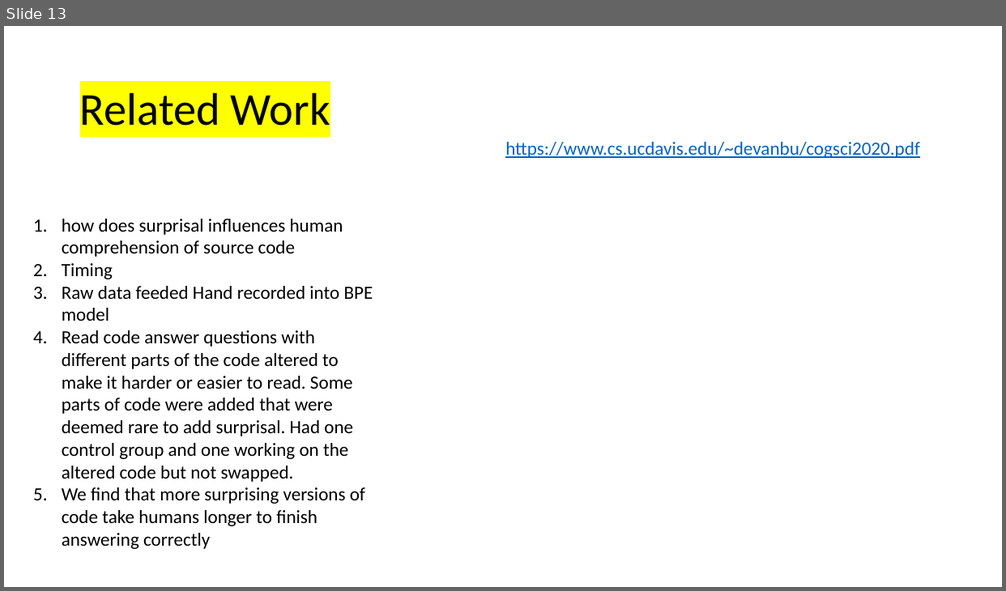
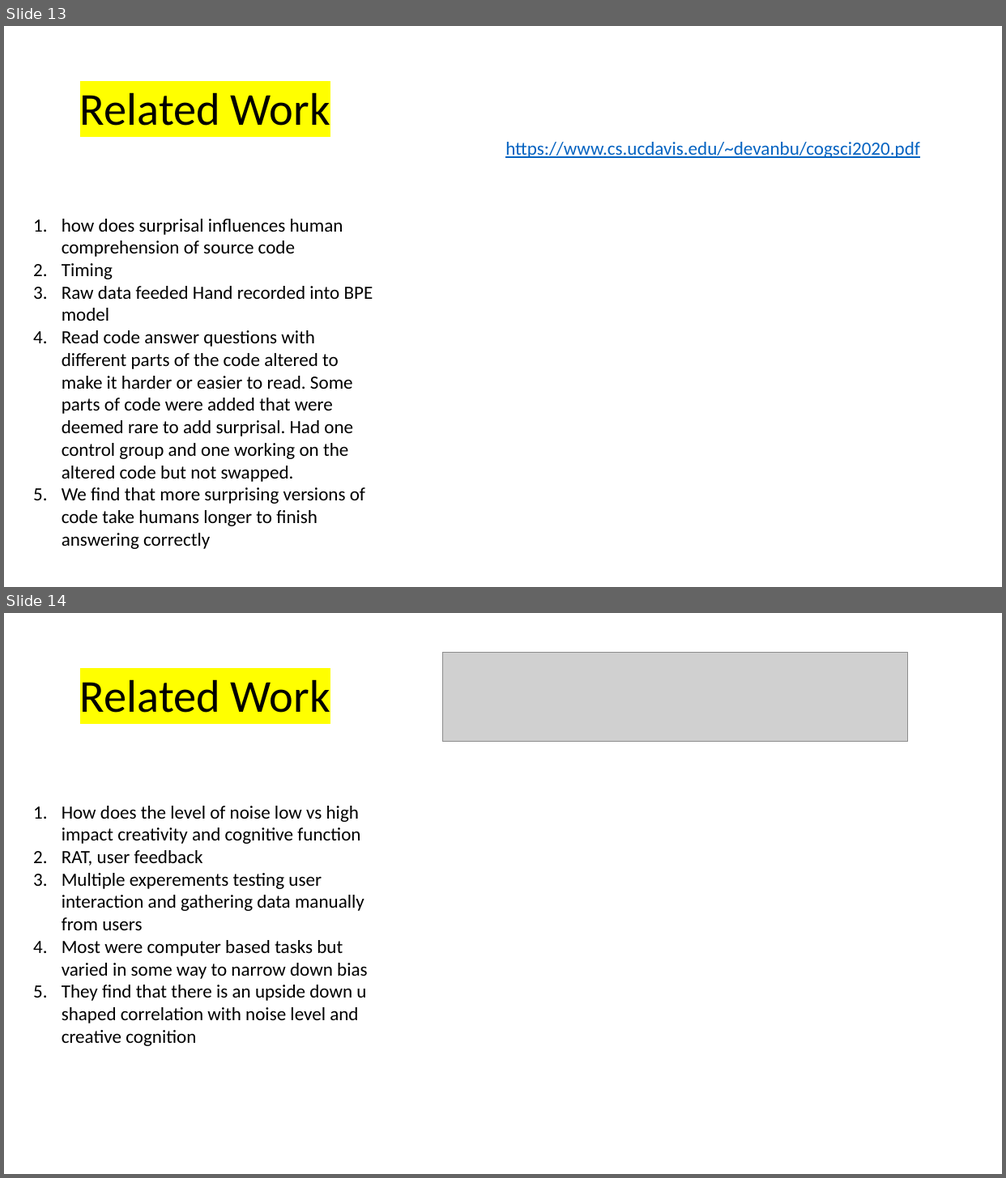
Before and after one commit to nauticalmonkey/CalPolyThesis, a slide deck: Thesis Idea.pptx. Shown one above the other, each under a label of ours: slide 13 before the commit, slides 13 and 14 after it. The pictures are 1006x591 and 1006x1178 pixels, drawn with LibreOffice and Linux fonts; fonts in the diff are those of the drawing; grey boxes stand for pictures. Boxes give left, top, right and bottom in pixels: in the first picture for what was removed or moved away, otherwise in the second. Text is boxed around its words. In the diff, an @@ line names an element or a change of style, - is before the commit and + after.

```diff
--- a/Thesis Idea.pptx
+++ b/Thesis Idea.pptx
@@ slide 14 added at (4, 613, 1002, 1174), background #FFFFFF @@
@@ picture added at (443, 653, 908, 742) @@
@@ title added at (80, 679, 330, 713), 44 pt, text #000000 @@
+Related Work
@@ text added at (62, 806, 367, 1046), 18 pt, text #000000 @@
+1. How does the level of noise low vs high impact creativity and cognitive function
+2. RAT, user feedback
+3. Multiple experements testing user interaction and gathering data manually from users
+4. Most were computer based tasks but varied in some way to narrow down bias
+5. They find that there is an upside down u shaped correlation with noise level and creative cognition
```
Also in this commit, not shown: 3 slides changed, 1 other slide added.
